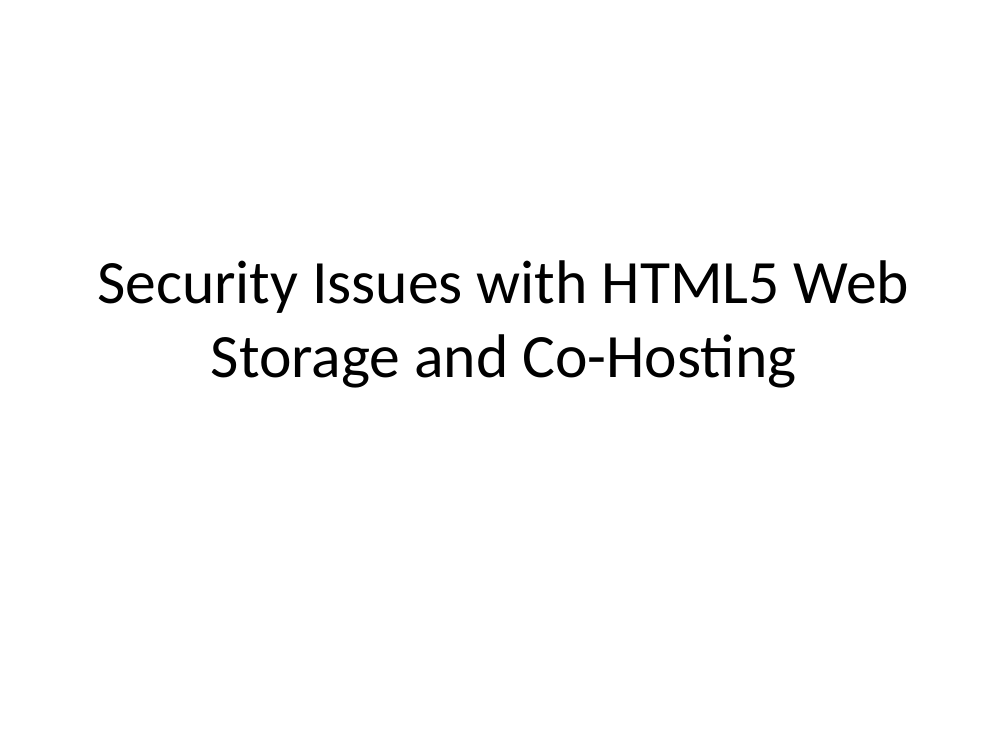
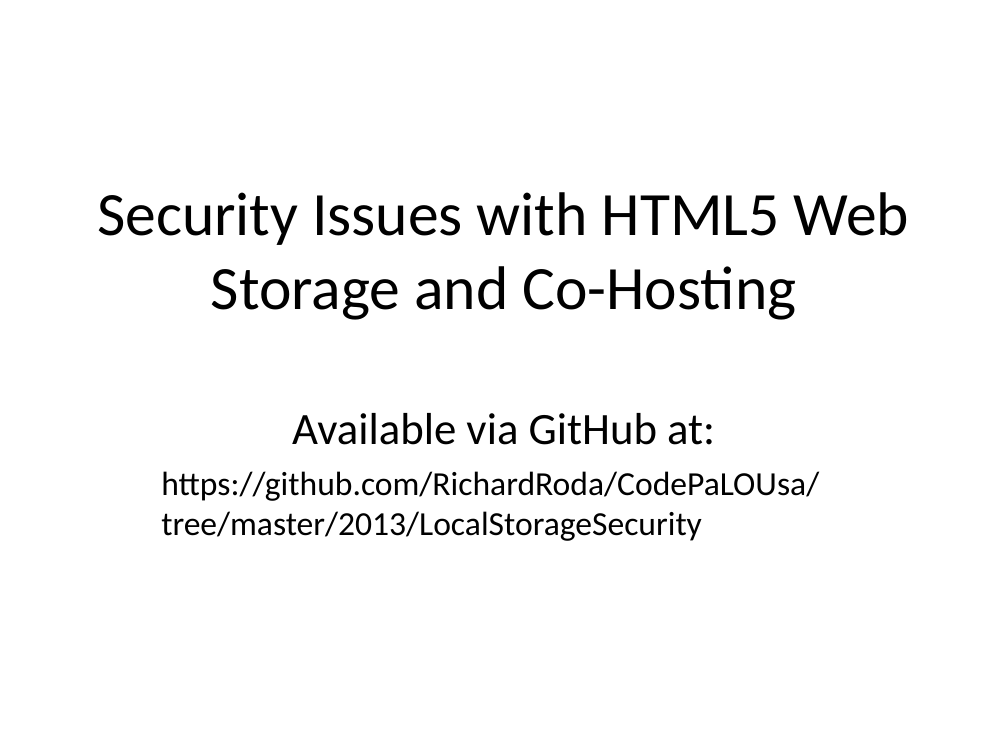
Before and after one commit to EdCharbeneau/CodePaLOUsa, a slide deck: slide 1 of 2013/LocalStorageSecurity/LocalStoragePresentation.ppt. Drawn at 1008x756 pixels with LibreOffice and Linux fonts; fonts in the diff are those of the drawing. Boxes give left, top, right and bottom in pixels: in the first picture for what was removed or moved away, otherwise in the second. Text is boxed around its words. In the diff, an @@ line names an element or a change of style, - is before the commit and + after.

```diff
--- a/2013/LocalStorageSecurity/LocalStoragePresentation.ppt
+++ b/2013/LocalStorageSecurity/LocalStoragePresentation.ppt
@@ title "Security Issues with HTML5 Web ...": place and size @@
-title "Security Issues with HTML5 Web ..." at <box>97,260,910,388</box>
+title "Security Issues with HTML5 Web ..." at <box>97,192,910,320</box>
@@ subtitle added at <box>161,413,819,541</box>, 24 pt, text #000000 @@
+Available via GitHub at:
+https://github.com/RichardRoda/CodePaLOUsa/tree/master/2013/LocalStorageSecurity
```
Also in this commit, not shown: 2 other slides changed, 8 slides added, 1 slide removed, 6 other files.
